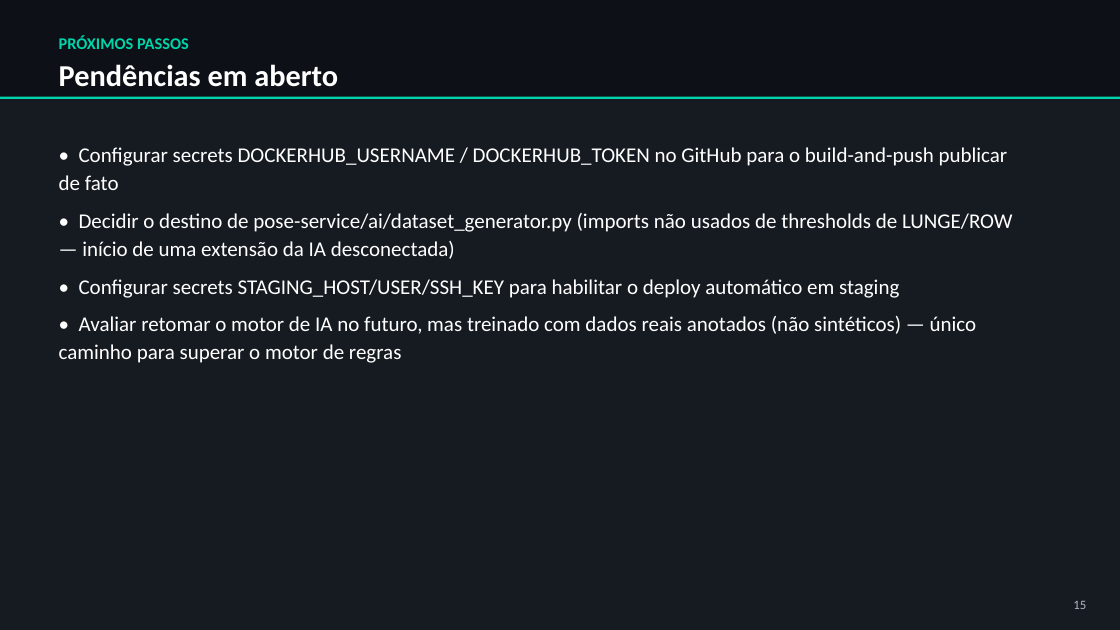
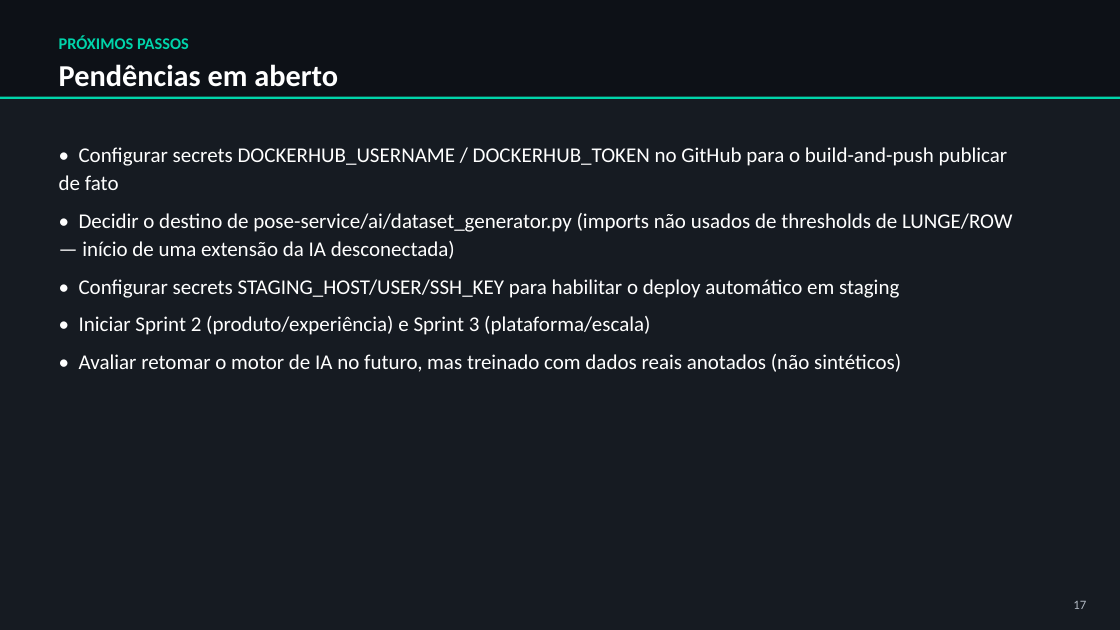
Before and after one commit to souzza-matheus/gym, a slide deck: slide 17 of GymVision_Historico_Projeto.pptx (slide 15 before the commit). Drawn at 1120x630 pixels with LibreOffice and Linux fonts; fonts in the diff are those of the drawing. Boxes give left, top, right and bottom in pixels: in the first picture for what was removed or moved away, otherwise in the second. Text is boxed around its words. In the diff, an @@ line names an element or a change of style, - is before the commit and + after.

```diff
--- a/GymVision_Historico_Projeto.pptx
+++ b/GymVision_Historico_Projeto.pptx
@@ text at box(79, 316, 901, 372): text changed @@
-• Avaliar retomar o motor de IA no futuro, mas treinado com dados reais anotados (não sintéticos) — único caminho para superar o motor de regras
+• Iniciar Sprint 2 (produto/experiência) e Sprint 3 (plataforma/escala)
+• Avaliar retomar o motor de IA no futuro, mas treinado com dados reais anotados (não sintéticos)
@@ text at box(1073, 601, 1086, 609): text changed @@
-15
+17
```
Also in this commit, not shown: 11 other slides changed, 6 slides added, 4 slides removed.
